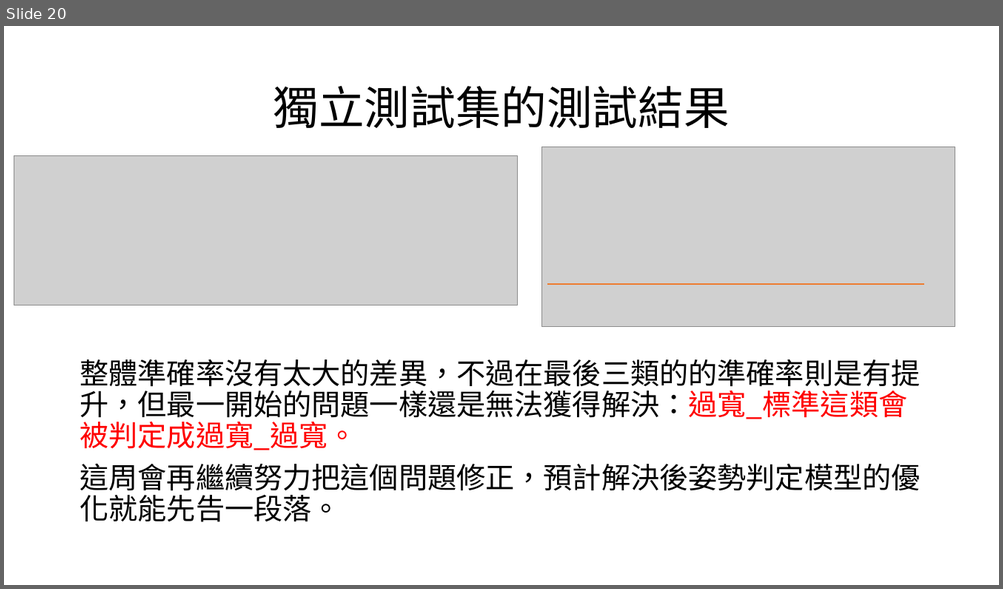
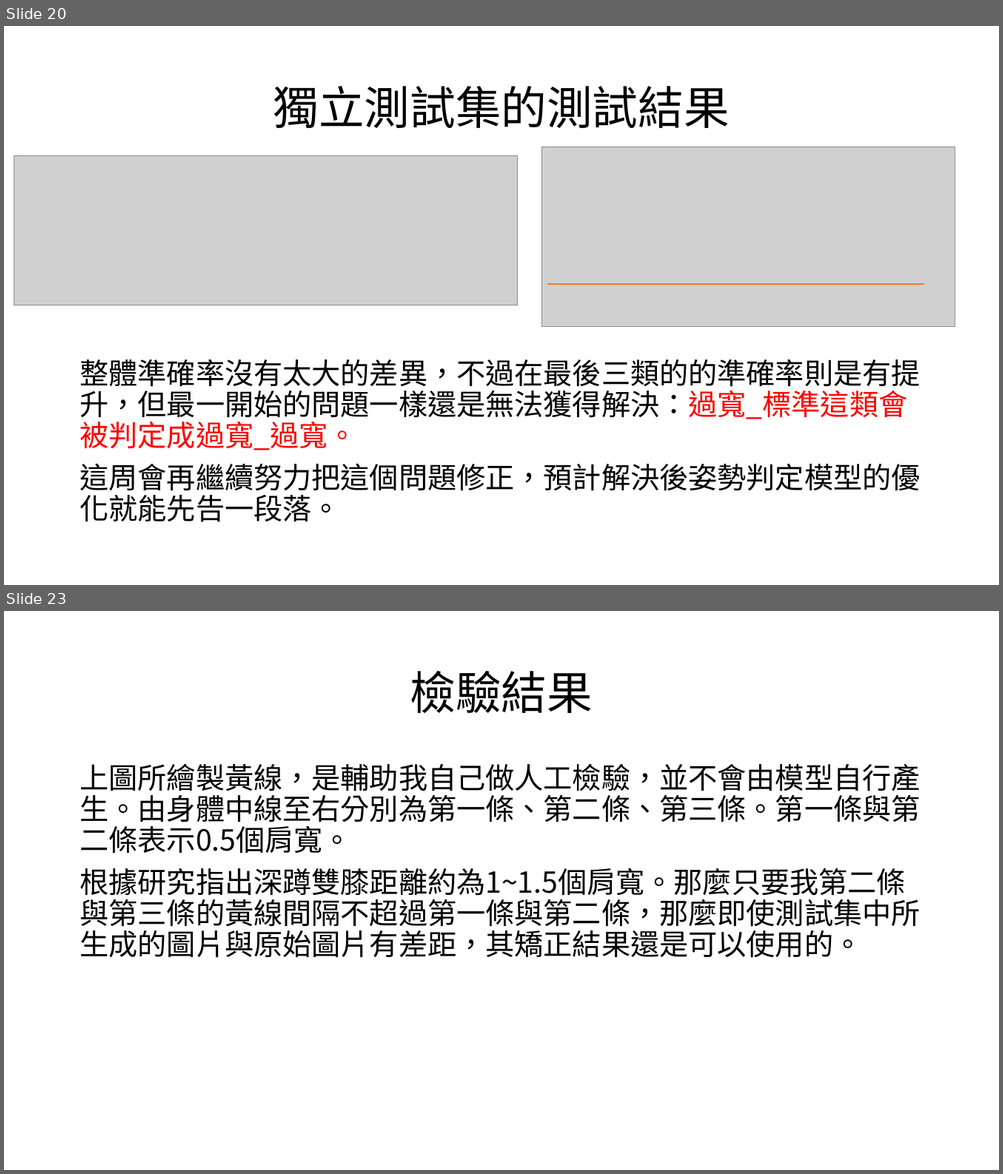
Before and after one commit to mizulun/seatpose-system, a slide deck: week4進度報告.pptx. Shown one above the other, each under a label of ours: slide 20 before the commit, slides 20 and 23 after it; the slides between them are not shown. The pictures are 1003x589 and 1003x1174 pixels, drawn with LibreOffice and Linux fonts; fonts in the diff are those of the drawing; grey boxes stand for pictures. Boxes give left, top, right and bottom in pixels: in the first picture for what was removed or moved away, otherwise in the second. Text is boxed around its words. In the diff, an @@ line names an element or a change of style, - is before the commit and + after.

```diff
--- a/week4進度報告.pptx
+++ b/week4進度報告.pptx
@@ slide 23 added at (4,611,999,1170), background #FFFFFF @@
@@ title added at (410,670,592,713), 44 pt, text #000000 @@
+檢驗結果
@@ text added at (79,763,919,958), 28 pt, text #000000 @@
+上圖所繪製黃線，是輔助我自己做人工檢驗，並不會由模型自行產生。由身體中線至右分別為第一條、第二條、第三條。第一條與第二條表示0.5個肩寬。
+根據研究指出深蹲雙膝距離約為1~1.5個肩寬。那麼只要我第二條與第三條的黃線間隔不超過第一條與第二條，那麼即使測試集中所生成的圖片與原始圖片有差距，其矯正結果還是可以使用的。
```
Also in this commit, not shown: 1 slide changed, 1 other slide added, 1 other file.
